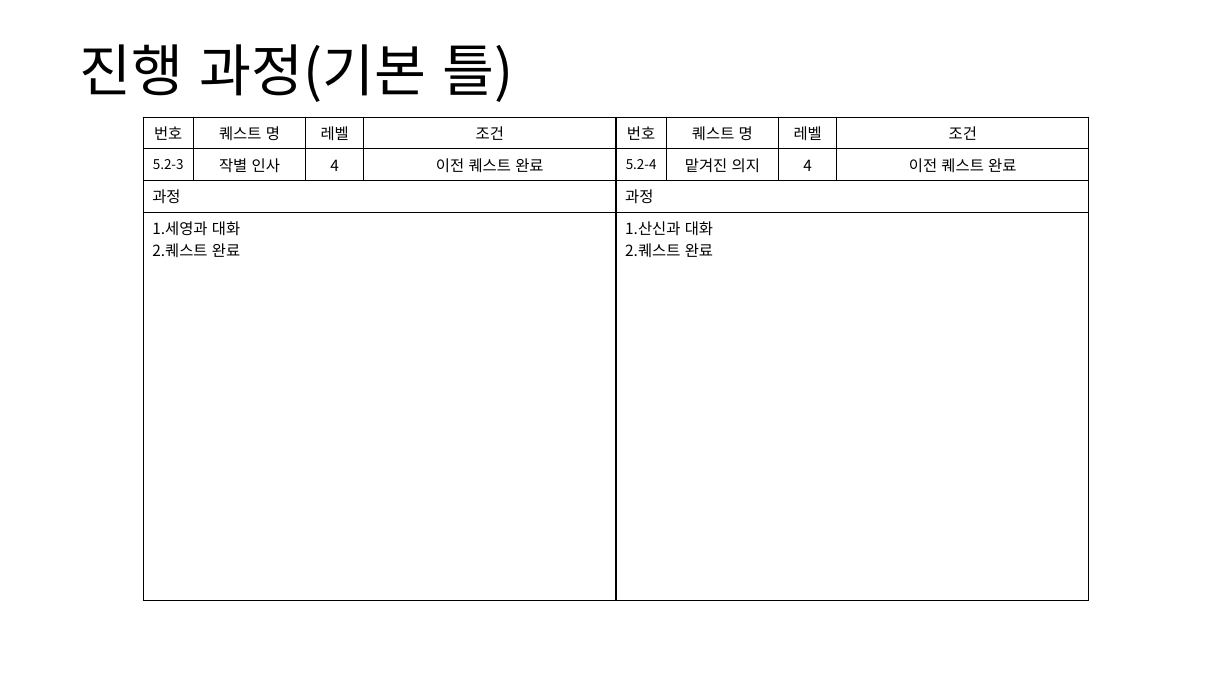
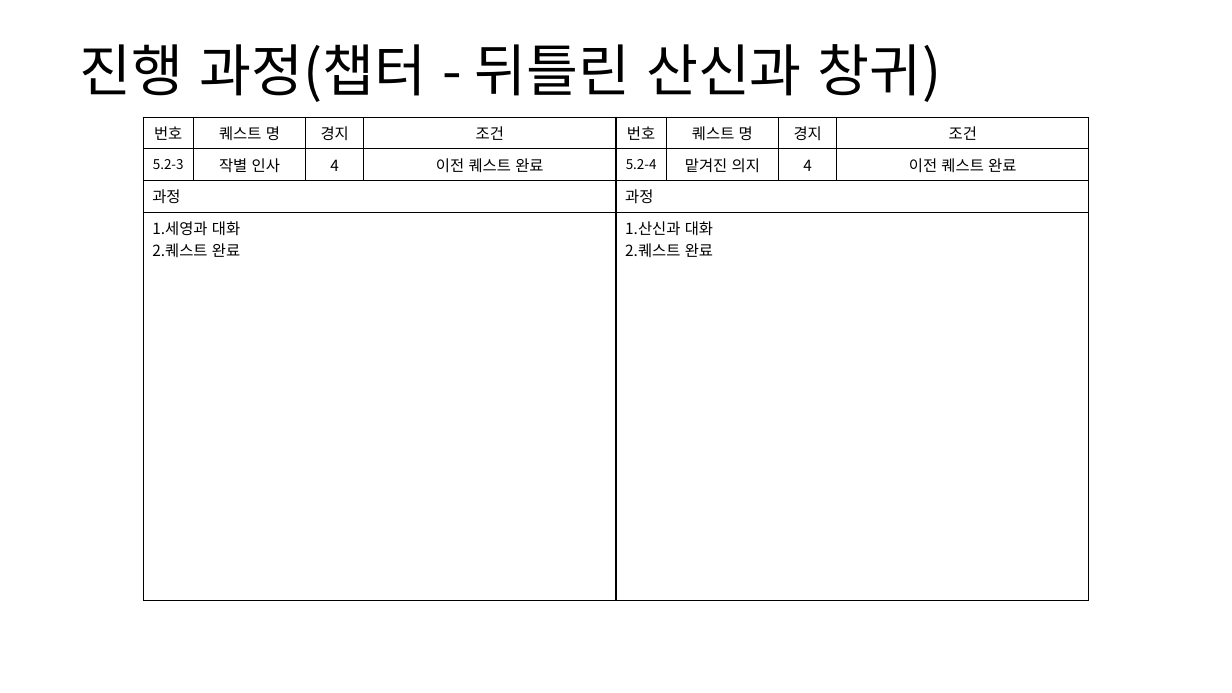
Before and after one commit to yjk0401/unityenginebasic_9th, a slide deck: slide 36 of 기획/방랑엽사전/퀘스트(메인) 기획서.pptx. Drawn at 1232x693 pixels with LibreOffice and Linux fonts; fonts in the diff are those of the drawing. Boxes give left, top, right and bottom in pixels: in the first picture for what was removed or moved away, otherwise in the second. Text is boxed around its words. In the diff, an @@ line names an element or a change of style, - is before the commit and + after.

```diff
--- a/기획/방랑엽사전/퀘스트(메인) 기획서.pptx
+++ b/기획/방랑엽사전/퀘스트(메인) 기획서.pptx
@@ text at [79, 44, 941, 102]: text changed @@
-진행 과정(기본 틀)
+진행 과정(챕터 - 뒤틀린 산신과 창귀)
@@ table at [143, 117, 616, 589] @@
-row 1, column 3: 레벨
+row 1, column 3: 경지
@@ table at [616, 117, 1090, 589] @@
-row 1, column 3: 레벨
+row 1, column 3: 경지
```
Also in this commit, not shown: 28 other slides changed, 7 slides added, 4 other files.
